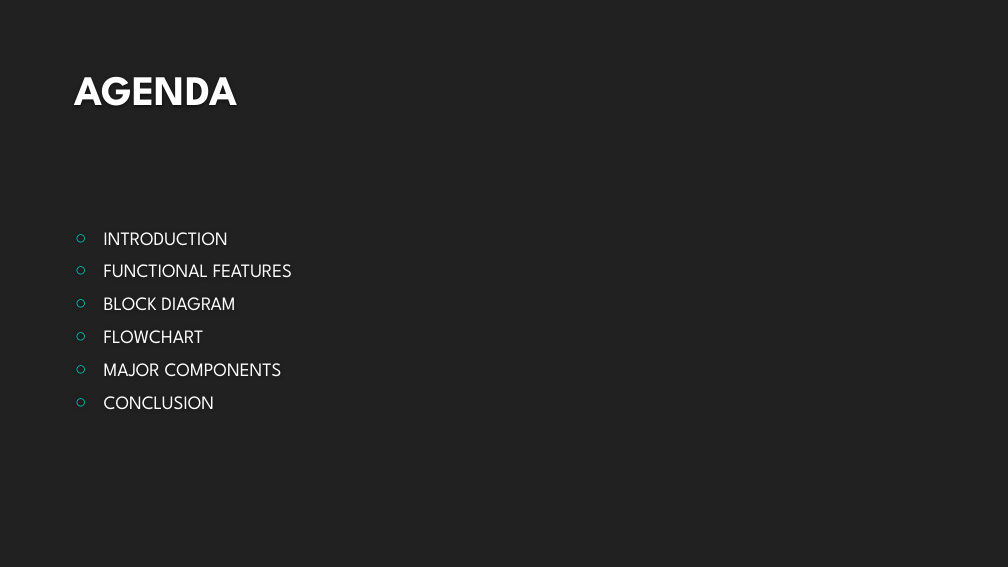
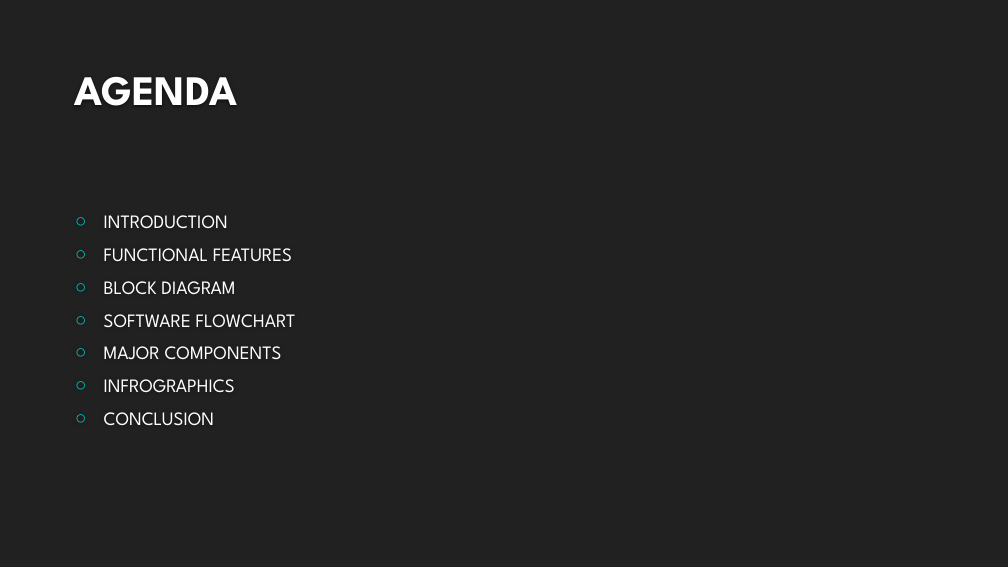
Before and after one commit to pziajski/ZRecognition, a slide deck: slide 2 of Documentation/TPJ_FINAL_PPT.pptx. Drawn at 1008x567 pixels with LibreOffice and Linux fonts; fonts in the diff are those of the drawing; background and template pictures are left out. Boxes give left, top, right and bottom in pixels: in the first picture for what was removed or moved away, otherwise in the second. Text is boxed around its words. In the diff, an @@ line names an element or a change of style, - is before the commit and + after.

```diff
--- a/Documentation/TPJ_FINAL_PPT.pptx
+++ b/Documentation/TPJ_FINAL_PPT.pptx
@@ text at <box>104,314,296,327</box>: text changed @@
-○ FLOWCHART
+○ SOFTWARE FLOWCHART
@@ text at <box>104,379,235,393</box>: paragraph added @@
+○ INFROGRAPHICS
```
Also in this commit, not shown: 4 other slides changed, 1 slide added, 1 slide removed, 57 other files.
